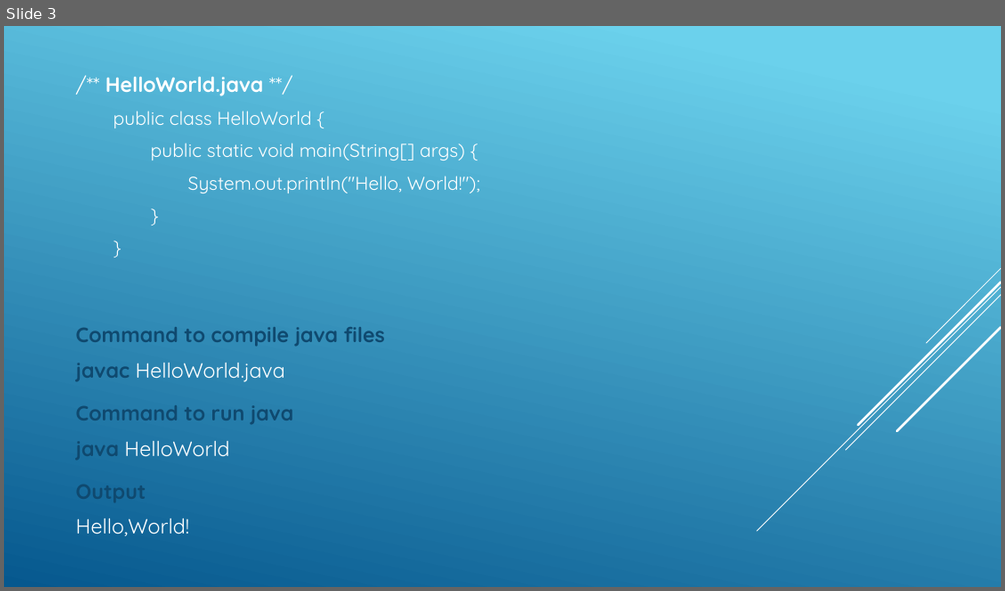
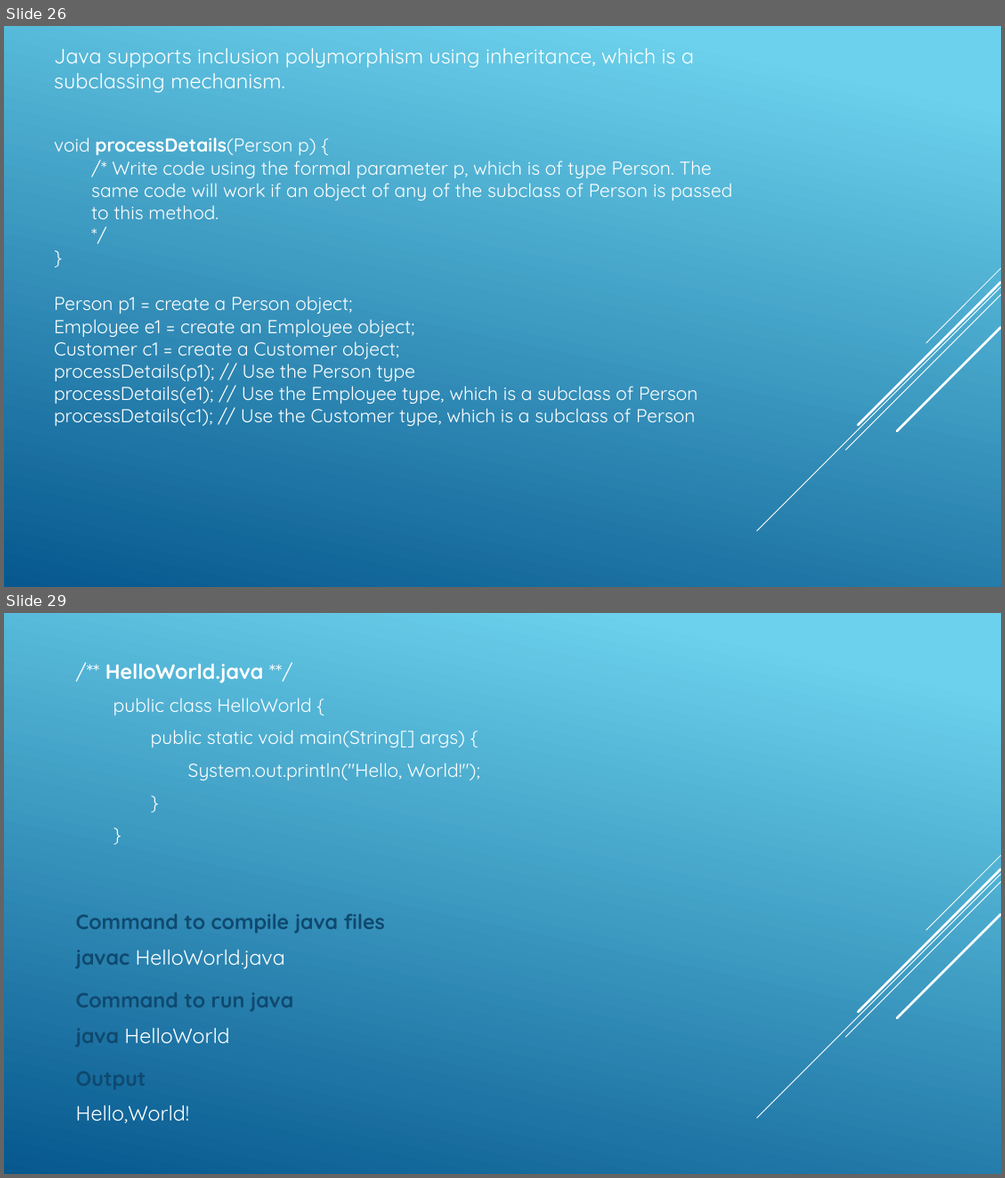
Before and after one commit to VeerababuK/Core-Java, a slide deck: Core java.pptx. Shown one above the other, each under a label of ours: slide 3 before the commit, slides 26 and 29 after it; the slides between them are not shown. The pictures are 1005x591 and 1005x1178 pixels, drawn with LibreOffice and Linux fonts; fonts in the diff are those of the drawing. Boxes give left, top, right and bottom in pixels: in the first picture for what was removed or moved away, otherwise in the second. Text is boxed around its words. In the diff, an @@ line names an element or a change of style, - is before the commit and + after.

```diff
--- a/Core java.pptx
+++ b/Core java.pptx
@@ slide 26 added at (x1=4, y1=26, x2=1001, y2=587), background gradient #6ED2EB to #06588E; not listed: 5 template elements that a slide beside it also shows @@
@@ text added at (x1=54, y1=48, x2=694, y2=93), 20 pt, text #FFFFFF @@
+Java supports inclusion polymorphism using inheritance, which is a subclassing mechanism.
@@ text added at (x1=54, y1=137, x2=732, y2=219), 18 pt, text #FFFFFF @@
+void processDetails(Person p) {
+  /* Write code using the formal parameter p, which is of type Person. The same code will work if an object of any of the subclass of Person is passed to this method.
+  */
+}
@@ text added at (x1=54, y1=296, x2=698, y2=426), 18 pt, text #FFFFFF @@
+Person p1 = create a Person object;
+Employee e1 = create an Employee object;
+Customer c1 = create a Customer object;
+processDetails(p1); // Use the Person type
+processDetails(e1); // Use the Employee type, which is a subclass of Person
+processDetails(c1); // Use the Customer type, which is a subclass of Person
@@ what was slide 3 is now slide 29 @@
```
Also in this commit, not shown: 1 slide changed, 25 other slides added, 1 other file.
